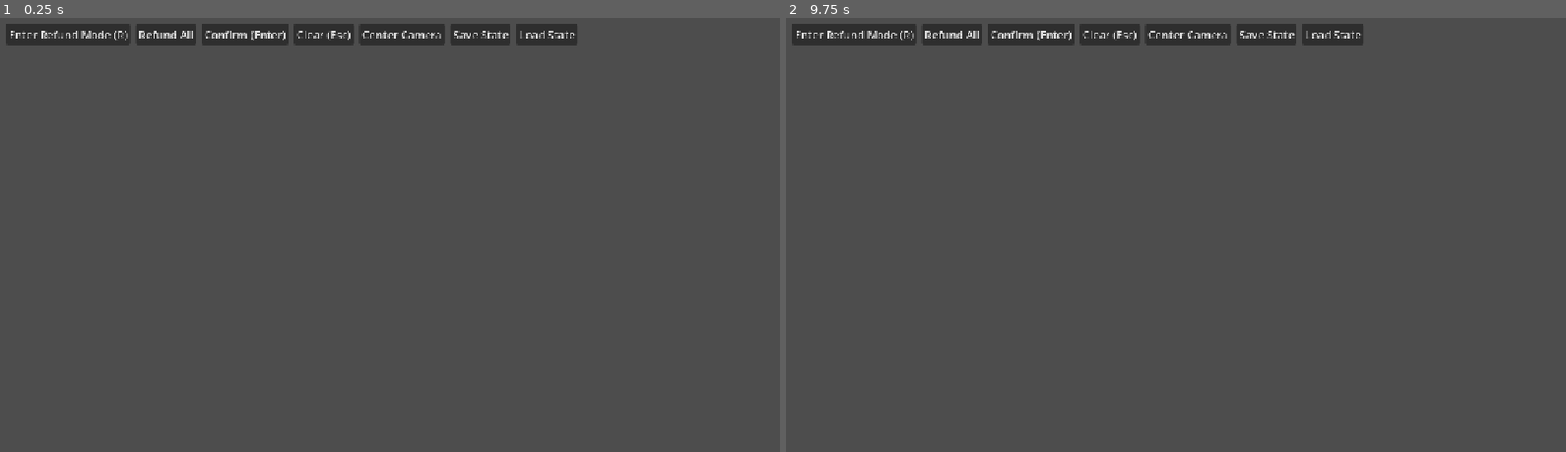
Above: before the commit, frames 1-2 (left to right).
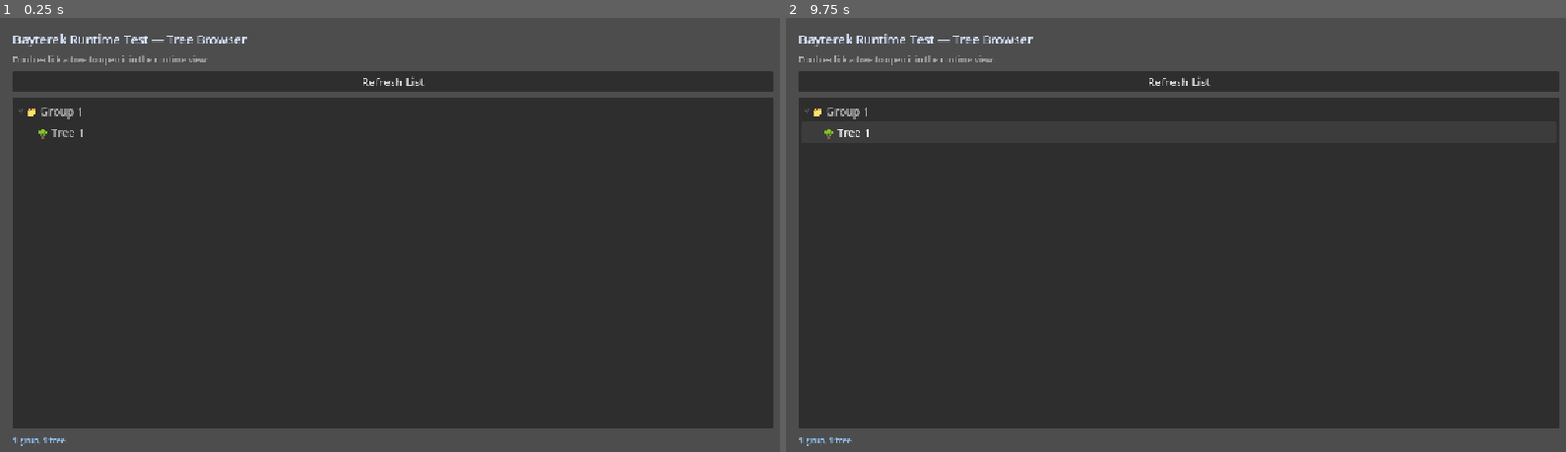
Above: after the commit, the same moments.

Repository: MuhammedTurkmen/Godot-Node-Tree-Editor
Game: Godot game, scene res://debug/scenes/test.tscn
Same seed, same stepped clock (60 frames per second), same inputs: the game is played once before the commit and once after it.
Inputs (mouse positions are in pixels of both pictures, inside the frame that each line leads up to):
- Up to frame 1 (0.25 s): no input
- Up to frame 2 (9.75 s): click (1176, 83) at 0.5 s, where only the run after the commit has a clickable "Refresh List"; click (1269, 35) at 1.25 s, where only the run before the commit has a clickable "Save State"; click (1332, 35) at 2 s, where only the run before the commit has a clickable "Load State"; click (856, 35) at 2.75 s, where only the run before the commit has a clickable "Enter Refund Mode (R)"; click (856, 35) at 3.5 s, where only the run before the commit has a clickable "Enter Refund Mode (R)"; click (1027, 35) at 4.25 s, where only the run before the commit has a clickable "Confirm (Enter)"; click (1027, 35) at 5 s, where only the run before the commit has a clickable "Confirm (Enter)"; click (949, 35) at 5.75 s, where only the run before the commit has a clickable "Refund All"; click (1113, 35) at 6.5 s, where only the run before the commit has a clickable "Clear (Esc)"; click (1191, 35) at 7.25 s, where only the run before the commit has a clickable "Center Camera"; tap A at 8, 8.75, 9.5 s; move the mouse to (1355, 217) at 8.02 s; hold D 8.03-8.75 s; tap Z at 8.1 s; click (1355, 217) at 8.17 s; drag from (1020, 261) to (1137, 326) at 8.77 s; move the mouse to (1254, 139) at 9.52 s; hold D from 9.53 s (still down); hold Ctrl from 9.53 s (still down)

The runs differ from the first frame. In frame 1, 82% of the frame differs, in the area x 0-100%, y 1-99%; in frame 2, 77%.

Commit message:
node tree editor: test code updated
- tree browser added
- tree view updated

Diff:
--- /dev/null
+++ b/bayterek_data/group_1/group_1.tres
@@ -0,0 +1,10 @@
+[gd_resource type="Resource" script_class="BayterekGroup" format=3 uid="uid://bssq10g32deoj"]
+
+[ext_resource type="Script" uid="uid://cv2pfk4jn6sim" path="res://addons/bayterek/scripts/resources/bayterek_group.gd" id="1_fhiwe"]
+[ext_resource type="Script" uid="uid://c7f580sw7db7" path="res://addons/bayterek/scripts/resources/bayterek_tree.gd" id="2_8p1sp"]
+[ext_resource type="Resource" uid="uid://b6yb5nyvedfkp" path="res://bayterek_data/group_1/tree_1.tres" id="3_8p1sp"]
+
+[resource]
+script = ExtResource("1_fhiwe")
+name = "Group 1"
+trees = Array[ExtResource("2_8p1sp")]([ExtResource("3_8p1sp")])
--- /dev/null
+++ b/bayterek_data/group_1/tree_1.tres
@@ -0,0 +1,208 @@
+[gd_resource type="Resource" script_class="BayterekTree" format=3 uid="uid://b6yb5nyvedfkp"]
+
+[ext_resource type="Script" uid="uid://coud0luk3tb2i" path="res://addons/bayterek/scripts/resources/bayterek_node.gd" id="1_d7nu5"]
+[ext_resource type="Script" uid="uid://d0deeukciqy7f" path="res://addons/bayterek/scripts/shared/bayterek_line_data.gd" id="2_p7r5a"]
+[ext_resource type="Script" uid="uid://c7f580sw7db7" path="res://addons/bayterek/scripts/resources/bayterek_tree.gd" id="2_y2ort"]
+[ext_resource type="Script" uid="uid://c0c2iqu2v4mjr" path="res://addons/bayterek/scripts/resources/bayterek_prefab.gd" id="3_tyv6k"]
+
+[sub_resource type="Resource" id="Resource_s5f85"]
+script = ExtResource("2_p7r5a")
+
+[sub_resource type="Resource" id="Resource_32bmc"]
+script = ExtResource("1_d7nu5")
+reference_id = "89e3b5d0-6558-45fc-8a8c-b5b18bbac765"
+id = 1
+name = "Small Node"
+position = Vector2(-399.2141, 1)
+line_data = {
+3: SubResource("Resource_s5f85")
+}
+out_nodes = Array[int]([3])
+
+[sub_resource type="Resource" id="Resource_gmi7d"]
+script = ExtResource("1_d7nu5")
+reference_id = "f230f67b-1a8d-4d66-b296-640bec12beba"
+id = 2
+name = "Medium Node"
+type = 1
+position = Vector2(-379.9287, -177.28564)
+in_nodes = Array[int]([3])
+
+[sub_resource type="Resource" id="Resource_4kaxi"]
+script = ExtResource("2_p7r5a")
+
+[sub_resource type="Resource" id="Resource_fi42j"]
+script = ExtResource("2_p7r5a")
+
+[sub_resource type="Resource" id="Resource_8xuuo"]
+script = ExtResource("1_d7nu5")
+reference_id = "a8a74605-37e6-4117-b673-74b1e1ae506f"
+id = 3
+name = "Large Node"
+type = 2
+position = Vector2(-225.8628, -26.89087)
+line_data = {
+2: SubResource("Resource_4kaxi"),
+4: SubResource("Resource_fi42j")
+}
+out_nodes = Array[int]([2, 4])
+in_nodes = Array[int]([1])
+
+[sub_resource type="Resource" id="Resource_l3jbr"]
+script = ExtResource("2_p7r5a")
+
+[sub_resource type="Resource" id="Resource_1jmks"]
+script = ExtResource("2_p7r5a")
+
+[sub_resource type="Resource" id="Resource_hm53d"]
+script = ExtResource("1_d7nu5")
+reference_id = "f230f67b-1a8d-4d66-b296-640bec12beba"
+id = 4
+name = "Medium Node"
+type = 1
+position = Vector2(-53.878662, -31.10962)
+line_data = {
+5: SubResource("Resource_l3jbr"),
+7: SubResource("Resource_1jmks")
+}
+out_nodes = Array[int]([5, 7])
+in_nodes = Array[int]([3])
+
+[sub_resource type="Resource" id="Resource_4qtot"]
+script = ExtResource("2_p7r5a")
+
+[sub_resource type="Resource" id="Resource_stsm4"]
+script = ExtResource("1_d7nu5")
+reference_id = "89e3b5d0-6558-45fc-8a8c-b5b18bbac765"
+id = 5
+name = "Small Node"
+position = Vector2(-73.109375, 100.42847)
+line_data = {
+6: SubResource("Resource_4qtot")
+}
+out_nodes = Array[int]([6])
+in_nodes = Array[int]([4])
+
+[sub_resource type="Resource" id="Resource_b6bgd"]
+script = ExtResource("1_d7nu5")
+reference_id = "89e3b5d0-6558-45fc-8a8c-b5b18bbac765"
+id = 6
+name = "Small Node"
+position = Vector2(111.50586, 85.81348)
+in_nodes = Array[int]([5])
+
+[sub_resource type="Resource" id="Resource_l30q8"]
+script = ExtResource("2_p7r5a")
+
+[sub_resource type="Resource" id="Resource_ev4tw"]
+script = ExtResource("1_d7nu5")
+reference_id = "89e3b5d0-6558-45fc-8a8c-b5b18bbac765"
+id = 7
+name = "Small Node"
+position = Vector2(-34.840332, -185.80225)
+line_data = {
+8: SubResource("Resource_l30q8")
+}
+out_nodes = Array[int]([8])
+in_nodes = Array[int]([4])
+
+[sub_resource type="Resource" id="Resource_govpd"]
+script = ExtResource("2_p7r5a")
+
+[sub_resource type="Resource" id="Resource_s6ywc"]
+script = ExtResource("1_d7nu5")
+reference_id = "a8a74605-37e6-4117-b673-74b1e1ae506f"
+id = 8
+name = "Large Node"
+type = 2
+position = Vector2(-74.84033, -377.80225)
+line_data = {
+9: SubResource("Resource_govpd")
+}
+out_nodes = Array[int]([9])
+in_nodes = Array[int]([7])
+
+[sub_resource type="Resource" id="Resource_gjclu"]
+script = ExtResource("2_p7r5a")
+
+[sub_resource type="Resource" id="Resource_ugvoh"]
+script = ExtResource("1_d7nu5")
+reference_id = "f230f67b-1a8d-4d66-b296-640bec12beba"
+id = 9
+name = "Medium Node"
+type = 1
+position = Vector2(-229.84033, -384.80225)
+line_data = {
+10: SubResource("Resource_gjclu")
+}
+out_nodes = Array[int]([10])
+in_nodes = Array[int]([8])
+
+[sub_resource type="Resource" id="Resource_m21nr"]
+script = ExtResource("2_p7r5a")
+
+[sub_resource type="Resource" id="Resource_x6k2a"]
+script = ExtResource("1_d7nu5")
+reference_id = "89e3b5d0-6558-45fc-8a8c-b5b18bbac765"
+id = 10
+name = "Small Node"
+position = Vector2(-364.84033, -398.80225)
+line_data = {
+11: SubResource("Resource_m21nr")
+}
+out_nodes = Array[int]([11])
+in_nodes = Array[int]([9])
+
+[sub_resource type="Resource" id="Resource_eyrcx"]
+script = ExtResource("1_d7nu5")
+reference_id = "89e3b5d0-6558-45fc-8a8c-b5b18bbac765"
+id = 11
+name = "Small Node"
+position = Vector2(-400, -544)
+in_nodes = Array[int]([10])
+
+[sub_resource type="Resource" id="Resource_3msqw"]
+script = ExtResource("3_tyv6k")
+reference_id = "89e3b5d0-6558-45fc-8a8c-b5b18bbac765"
+node_name = "Small Node"
+
+[sub_resource type="Resource" id="Resource_7nlyo"]
+script = ExtResource("3_tyv6k")
+reference_id = "a8a74605-37e6-4117-b673-74b1e1ae506f"
+node_name = "Large Node"
+type = 2
+
+[sub_resource type="Resource" id="Resource_2levn"]
+script = ExtResource("3_tyv6k")
+reference_id = "f230f67b-1a8d-4d66-b296-640bec12beba"
+node_name = "Medium Node"
+type = 1
+
+[resource]
+script = ExtResource("2_y2ort")
+id = "tree_1"
+name = "Tree 1"
+id_counter = 11
+icon_sizes = {
+0: Vector2(0, 0),
+1: Vector2(0, 0),
+2: Vector2(0, 0)
+}
+icons = {
+0: null,
+1: null,
+2: null
+}
+node_size = {
+0: Vector2(27, 27),
+1: Vector2(48, 48),
+2: Vector2(64, 64)
+}
+nodes = Array[ExtResource("1_d7nu5")]([SubResource("Resource_32bmc"), SubResource("Resource_gmi7d"), SubResource("Resource_8xuuo"), SubResource("Resource_hm53d"), SubResource("Resource_stsm4"), SubResource("Resource_b6bgd"), SubResource("Resource_ev4tw"), SubResource("Resource_s6ywc"), SubResource("Resource_ugvoh"), SubResource("Resource_x6k2a"), SubResource("Resource_eyrcx")])
+prefabs = {
+0: [SubResource("Resource_3msqw")],
+1: [SubResource("Resource_2levn")],
+2: [SubResource("Resource_7nlyo")]
+}
+hierarchy_split_offset = -448
+prefabs_split_offset = 259
--- a/bayterek_data/registry.tres
+++ b/bayterek_data/registry.tres
@@ -1,7 +1,7 @@
 [gd_resource type="Resource" script_class="BayterekRegistry" format=3 uid="uid://bgsdu40628s8t"]
 
 [ext_resource type="Script" uid="uid://cv2pfk4jn6sim" path="res://addons/bayterek/scripts/resources/bayterek_group.gd" id="1_xygjl"]
-[ext_resource type="Resource" uid="uid://bssq10g32deoj" path="res://bayterek_data/yeni/yeni.tres" id="2_bpaod"]
+[ext_resource type="Resource" uid="uid://bssq10g32deoj" path="res://bayterek_data/group_1/group_1.tres" id="2_bpaod"]
 [ext_resource type="Script" uid="uid://h4hgkvn6o0fm" path="res://addons/bayterek/scripts/resources/bayterek_registry.gd" id="2_prq1v"]
 
 [resource]
--- a/bayterek_data/test/test.tres
+++ /dev/null
@@ -1,10 +0,0 @@
-[gd_resource type="Resource" script_class="BayterekGroup" format=3 uid="uid://bssq10g32deoj"]
-
-[ext_resource type="Script" uid="uid://cv2pfk4jn6sim" path="res://addons/bayterek/scripts/resources/bayterek_group.gd" id="1_cqs83"]
-[ext_resource type="Script" uid="uid://c7f580sw7db7" path="res://addons/bayterek/scripts/resources/bayterek_tree.gd" id="2_2nflc"]
-[ext_resource type="Resource" uid="uid://b6yb5nyvedfkp" path="res://bayterek_data/test/tree_1.tres" id="3_0nnv4"]
-
-[resource]
-script = ExtResource("1_cqs83")
-name = "test"
-trees = Array[ExtResource("2_2nflc")]([ExtResource("3_0nnv4")])
--- a/bayterek_data/test/tree_1.tres
+++ /dev/null
@@ -1,24 +0,0 @@
-[gd_resource type="Resource" script_class="BayterekTree" format=3 uid="uid://b6yb5nyvedfkp"]
-
-[ext_resource type="Script" uid="uid://coud0luk3tb2i" path="res://addons/bayterek/scripts/resources/bayterek_node.gd" id="1_d7nu5"]
-[ext_resource type="Script" uid="uid://c7f580sw7db7" path="res://addons/bayterek/scripts/resources/bayterek_tree.gd" id="2_y2ort"]
-
-[resource]
-script = ExtResource("2_y2ort")
-id = "tree_1"
-name = "Tree 1"
-icon_sizes = {
-0: Vector2(0, 0),
-1: Vector2(0, 0),
-2: Vector2(0, 0)
-}
-icons = {
-0: null,
-1: null,
-2: null
-}
-node_size = {
-0: Vector2(27, 27),
-1: Vector2(48, 48),
-2: Vector2(64, 64)
-}
--- a/debug/scenes/test.gd
+++ b/debug/scenes/test.gd
@@ -1,119 +1,342 @@
 extends Control
-## Runtime allocation test scene.
-## Loads a tree from the registry and builds a runtime view.
-
-const TREE_PATH := "group 1/tree 1"
-
+## Bayterek Runtime Test — two-screen flow.
+##
+## Screen 1 (Browser):  lists all groups/trees from the registry.
+## Screen 2 (Tree View): renders the selected tree with runtime controls.
+##
+## The whole scene parses and runs safely even when the plugin is disabled;
+## autoloads are resolved at runtime.
+
+var _loader: Node = null
+var _serializer: Node = null
+
+## --- Screen containers ------------------------------------------
+var _browser_screen: Control
+var _tree_screen: Control
+
+## --- Browser UI -------------------------------------------------
+var _browser_tree: Tree
+var _browser_status: Label
+
+## --- Tree View UI ----------------------------------------------
+var _top_bar: HBoxContainer
+var _tree_container: Control
 var _tree_view: BayterekTreeView
+var _refund_btn: Button
+
+## --- State -----------------------------------------------------
+## Set when a tree is opened, cleared when returning to the browser.
+var _current_group_name: String = ""
+var _current_tree_name: String = ""
+
+# ============================================================
+# READY
+# ============================================================
 
 func _ready() -> void:
-	_build_ui()
-	_load_and_build_tree()
-
-func _build_ui() -> void:
 	set_anchors_and_offsets_preset(PRESET_FULL_RECT)
 
-	# --- Top bar ---
-	var top_bar := HBoxContainer.new()
-	top_bar.name = "TopBar"
-	top_bar.position = Vector2(10, 10)
-	top_bar.add_theme_constant_override("separation", 8)
-	add_child(top_bar)
-
-	# Refund mode toggle button
-	var refund_btn := Button.new()
-	refund_btn.name = "RefundButton"
-	refund_btn.text = "Enter Refund Mode (R)"
-	refund_btn.toggle_mode = true
-	refund_btn.pressed.connect(_on_refund_button_pressed)
-	top_bar.add_child(refund_btn)
-
-	# Refund All button
+	_loader = get_node_or_null("/root/BayterekLoader")
+	_serializer = get_node_or_null("/root/BayterekSerializer")
+
+	if not _loader:
+		push_warning("Bayterek runtime_test: 'BayterekLoader' autoload bulunamadı — plugin açık mı?")
+		_show_placeholder("Bayterek plugin is disabled.\nEnable it in Project Settings → Plugins.")
+		return
+
+	_build_screens()
+	_show_browser()
+
+# ============================================================
+# SCREEN SETUP
+# ============================================================
+
+func _show_placeholder(message: String) -> void:
+	var label := Label.new()
+	label.text = message
+	label.horizontal_alignment = HORIZONTAL_ALIGNMENT_CENTER
+	label.vertical_alignment = VERTICAL_ALIGNMENT_CENTER
+	label.add_theme_color_override("font_color", Color(0.8, 0.8, 0.8))
+	label.add_theme_font_size_override("font_size", 16)
+	add_child(label)
+	label.set_anchors_and_offsets_preset(PRESET_FULL_RECT)
+
+func _build_screens() -> void:
+	_build_browser_screen()
+	_build_tree_screen()
+
+	# Start with the browser visible
+	_browser_screen.visible = true
+	_tree_screen.visible = false
+
+# --- BROWSER SCREEN ---------------------------------------------
+
+func _build_browser_screen() -> void:
+	_browser_screen = Control.new()
+	_browser_screen.name = "BrowserScreen"
+	_browser_screen.set_anchors_and_offsets_preset(PRESET_FULL_RECT)
+	add_child(_browser_screen)
+
+	var vbox := VBoxContainer.new()
+	vbox.set_anchors_and_offsets_preset(PRESET_FULL_RECT)
+	vbox.add_theme_constant_override("separation", 8)
+	vbox.offset_left = 20
+	vbox.offset_top = 20
+	vbox.offset_right = -20
+	vbox.offset_bottom = -20
+	_browser_screen.add_child(vbox)
+
+	# Header
+	var header := Label.new()
+	header.text = "Bayterek Runtime Test — Tree Browser"
+	header.add_theme_font_size_override("font_size", 18)
+	header.add_theme_color_override("font_color", Color(0.85, 0.9, 1.0))
+	vbox.add_child(header)
+
+	# Hint
+	var hint := Label.new()
+	hint.text = "Double-click a tree to open it in the runtime view."
+	hint.add_theme_color_override("font_color", Color(0.7, 0.7, 0.7))
+	hint.add_theme_font_size_override("font_size", 12)
+	vbox.add_child(hint)
+
+	# Refresh button
+	var refresh_btn := Button.new()
+	refresh_btn.text = "Refresh List"
+	refresh_btn.pressed.connect(_populate_browser_tree)
+	vbox.add_child(refresh_btn)
+
+	# Tree list
+	_browser_tree = Tree.new()
+	_browser_tree.hide_root = true
+	_browser_tree.size_flags_vertical = SIZE_EXPAND_FILL
+	_browser_tree.size_flags_horizontal = SIZE_EXPAND_FILL
+	_browser_tree.select_mode = Tree.SELECT_ROW
+	_browser_tree.item_activated.connect(_on_browser_item_activated)
+	vbox.add_child(_browser_tree)
+
+	# Status label
+	_browser_status = Label.new()
+	_browser_status.text = ""
+	_browser_status.add_theme_color_override("font_color", Color(0.6, 0.8, 1.0))
+	_browser_status.add_theme_font_size_override("font_size", 12)
+	vbox.add_child(_browser_status)
+
+# --- TREE SCREEN ------------------------------------------------
+
+func _build_tree_screen() -> void:
+	_tree_screen = Control.new()
+	_tree_screen.name = "TreeScreen"
+	_tree_screen.set_anchors_and_offsets_preset(PRESET_FULL_RECT)
+	add_child(_tree_screen)
+
+	# Toolbar
+	_top_bar = HBoxContainer.new()
+	_top_bar.name = "TopBar"
+	_top_bar.position = Vector2(10, 10)
+	_top_bar.add_theme_constant_override("separation", 8)
+	_tree_screen.add_child(_top_bar)
+
+	var back_btn := Button.new()
+	back_btn.name = "BackButton"
+	back_btn.text = "← Back to Browser"
+	back_btn.pressed.connect(_show_browser)
+	_top_bar.add_child(back_btn)
+
+	var sep1 := VSeparator.new()
+	_top_bar.add_child(sep1)
+
+	_refund_btn = Button.new()
+	_refund_btn.name = "RefundButton"
+	_refund_btn.text = "Enter Refund Mode (R)"
+	_refund_btn.toggle_mode = true
+	_refund_btn.pressed.connect(_on_refund_button_pressed)
+	_top_bar.add_child(_refund_btn)
+
 	var refund_all_btn := Button.new()
 	refund_all_btn.name = "RefundAllButton"
 	refund_all_btn.text = "Refund All"
 	refund_all_btn.pressed.connect(_on_refund_all_pressed)
-	top_bar.add_child(refund_all_btn)
-
-	# Confirm button
+	_top_bar.add_child(refund_all_btn)
+
 	var confirm_btn := Button.new()
 	confirm_btn.name = "ConfirmButton"
 	confirm_btn.text = "Confirm (Enter)"
 	confirm_btn.pressed.connect(_on_confirm_pressed)
-	top_bar.add_child(confirm_btn)
-
-	# Clear button
+	_top_bar.add_child(confirm_btn)
+
 	var clear_btn := Button.new()
 	clear_btn.name = "ClearButton"
 	clear_btn.text = "Clear (Esc)"
 	clear_btn.pressed.connect(_on_clear_pressed)
-	top_bar.add_child(clear_btn)
-
-	# Center camera button
+	_top_bar.add_child(clear_btn)
+
+	var sep2 := VSeparator.new()
+	_top_bar.add_child(sep2)
+
 	var center_btn := Button.new()
 	center_btn.name = "CenterButton"
 	center_btn.text = "Center Camera"
 	center_btn.pressed.connect(_on_center_pressed)
-	top_bar.add_child(center_btn)
-
-	# Save button
+	_top_bar.add_child(center_btn)
+
 	var save_btn := Button.new()
 	save_btn.name = "SaveButton"
 	save_btn.text = "Save State"
 	save_btn.pressed.connect(_on_save_pressed)
-	top_bar.add_child(save_btn)
-
-	# Load button
+	_top_bar.add_child(save_btn)
+
 	var load_btn := Button.new()
 	load_btn.name = "LoadButton"
 	load_btn.text = "Load State"
 	load_btn.pressed.connect(_on_load_pressed)
-	top_bar.add_child(load_btn)
-
-	# --- Tree container ---
-	var tree_container := Control.new()
-	tree_container.name = "TreeContainer"
-	tree_container.set_anchors_and_offsets_preset(PRESET_FULL_RECT)
-	tree_container.offset_top = 50
-	add_child(tree_container)
-
-func _load_and_build_tree() -> void:
-	var tree_container: Control = get_node_or_null("TreeContainer")
-	if not tree_container:
-		push_error("Test: TreeContainer not found")
-		return
-
-	# Load tree from registry
-	var tree: BayterekTree = BayterekLoader.load_tree(TREE_PATH)
+	_top_bar.add_child(load_btn)
+
+	var sep3 := VSeparator.new()
+	_top_bar.add_child(sep3)
+
+	var reload_btn := Button.new()
+	reload_btn.name = "ReloadButton"
+	reload_btn.text = "Reload Tree"
+	reload_btn.pressed.connect(_on_reload_pressed)
+	_top_bar.add_child(reload_btn)
+
+	# Tree render container
+	_tree_container = Control.new()
+	_tree_container.name = "TreeContainer"
+	_tree_container.set_anchors_and_offsets_preset(PRESET_FULL_RECT)
+	_tree_container.offset_top = 50
+	_tree_screen.add_child(_tree_container)
+
+# ============================================================
+# BROWSER LOGIC
+# ============================================================
+
+func _show_browser() -> void:
+	# Cleanup current tree view
+	if _tree_view:
+		_tree_view.queue_free()
+		_tree_view = null
+	_current_group_name = ""
+	_current_tree_name = ""
+
+	# Clear render container children
+	if _tree_container:
+		for child in _tree_container.get_children():
+			child.queue_free()
+
+	# Update toolbar state
+	if _refund_btn:
+		_refund_btn.text = "Enter Refund Mode (R)"
+		_refund_btn.button_pressed = false
+
+	# Switch screens
+	_browser_screen.visible = true
+	_tree_screen.visible = false
+
+	_populate_browser_tree()
+
+func _populate_browser_tree() -> void:
+	if not _browser_tree:
+		return
+
+	_browser_tree.clear()
+	_browser_tree.create_item()
+
+	var registry: BayterekRegistry = _loader.call("get_registry") if _loader else null
+	if not registry:
+		_browser_status.text = "Registry yüklenemedi."
+		return
+
+	var root: TreeItem = _browser_tree.get_root()
+	var total_groups: int = 0
+	var total_trees: int = 0
+
+	for group: BayterekGroup in registry.groups:
+		total_groups += 1
+		var g_item := root.create_child()
+		g_item.set_text(0, "📁 %s" % group.name)
+		g_item.set_metadata(0, {"type": "group", "name": group.name})
+		g_item.set_collapsed(false)
+
+		for tree: BayterekTree in group.trees:
+			total_trees += 1
+			var t_item := g_item.create_child()
+			t_item.set_text(0, "🌳 %s" % tree.name)
+			t_item.set_metadata(0, {
+				"type": "tree",
+				"name": tree.name,
+				"group_name": group.name,
+				"path": "%s/%s" % [group.name, tree.name],
+			})
+
+	if total_groups == 0:
+		_browser_status.text = "Registry boş. Browser'dan grup/tree oluştur."
+	elif total_trees == 0:
+		_browser_status.text = "%d grup var ama hiç tree yok." % total_groups
+	else:
+		_browser_status.text = "%d grup, %d tree." % [total_groups, total_trees]
+
+func _on_browser_item_activated() -> void:
+	var item: TreeItem = _browser_tree.get_selected()
+	if not item:
+		return
+
+	var meta: Dictionary = item.get_metadata(0)
+	if meta.get("type", "") == "group":
+		item.collapsed = not item.collapsed
+		return
+
+	if meta.get("type", "") == "tree":
+		var group_name: String = meta.get("group_name", "")
+		var tree_name: String = meta.get("name", "")
+		_show_tree_view(group_name, tree_name)
+
+# ============================================================
+# TREE VIEW LOGIC
+# ============================================================
+
+func _show_tree_view(group_name: String, tree_name: String) -> void:
+	if not _loader:
+		return
+
+	var tree_path: String = "%s/%s" % [group_name, tree_name]
+	var tree = _loader.call("load_tree", tree_path)
 	if not tree:
-		push_error("Test: Could not load tree '%s'" % TREE_PATH)
-		return
-
-	print("Test: Loaded tree '%s' (%d nodes)" % [tree.name, tree.nodes.size()])
+		push_warning("Test: '%s' yüklenemedi." % tree_path)
+		_browser_status.text = "'%s' yüklenemedi." % tree_path
+		return
+
+	_current_group_name = group_name
+	_current_tree_name = tree_name
+
+	# Clear previous tree view
+	if _tree_view:
+		_tree_view.queue_free()
+		_tree_view = null
+
+	for child in _tree_container.get_children():
+		child.queue_free()
 
 	# Build runtime view
 	_tree_view = BayterekBuilder.new(tree) \
-		.set_parent(tree_container) \
+		.set_parent(_tree_container) \
 		.node_allocated_callback(_on_node_allocated) \
 		.node_deallocated_callback(_on_node_deallocated) \
 		.build()
 
 	if not _tree_view:
-		push_error("Test: Failed to build tree view")
-		return
-
-	print("Test: Tree view built successfully")
-
-	# === TOOLTIP POSITION (runtime) ===
-	# Change this line to set tooltip position at runtime:
-	_tree_view.set_tooltip_near_node_right()      # default
-	# _tree_view.set_tooltip_near_node_left()
-	# _tree_view.set_tooltip_near_node_top()
-	# _tree_view.set_tooltip_near_node_bottom()
-	# _tree_view.set_tooltip_corner_top_left()
-	# _tree_view.set_tooltip_corner_top_right()
-	# _tree_view.set_tooltip_corner_bottom_left()
-	# _tree_view.set_tooltip_corner_bottom_right()
+		push_error("Test: Failed to build tree view for '%s'" % tree_path)
+		return
+
+	_tree_view.set_tooltip_near_node_right()
+
+	print("Test: Opened tree '%s' (%d nodes)" % [tree_path, tree.nodes.size()])
+
+	# Switch screens
+	_browser_screen.visible = false
+	_tree_screen.visible = true
+	_update_refund_button_text()
 
 # ============================================================
 # CALLBACKS
@@ -169,50 +392,61 @@
 		_tree_view.center_camera_on_content()
 
 func _on_save_pressed() -> void:
+	if not _serializer:
+		push_warning("Test: BayterekSerializer yok — plugin açık mı?")
+		return
 	if not _tree_view or not _tree_view._tree_data:
 		return
 	var tree = _tree_view._tree_data
 	if not tree.tree_state:
 		tree.tree_state = BayterekTreeState.new()
-	BayterekSerializer.save_tree_state(tree)
+	_serializer.call("save_tree_state", tree)
 	print("Test: Tree state saved")
 
 func _on_load_pressed() -> void:
+	if not _serializer:
+		push_warning("Test: BayterekSerializer yok — plugin açık mı?")
+		return
 	if not _tree_view or not _tree_view._tree_data:
 		return
 	var tree = _tree_view._tree_data
-	BayterekSerializer.load_tree_state(tree)
+	_serializer.call("load_tree_state", tree)
 	if _tree_view.allocation_service:
 		_tree_view.allocation_service.reload_from_state()
 	print("Test: Tree state loaded")
 
+func _on_reload_pressed() -> void:
+	if _current_group_name.is_empty() or _current_tree_name.is_empty():
+		return
+	_show_tree_view(_current_group_name, _current_tree_name)
+
 func _update_refund_button_text() -> void:
-	var btn: Button = get_node_or_null("TopBar/RefundButton")
-	if not btn:
+	if not _refund_btn:
 		return
 
 	if _tree_view and _tree_view.allocation_service and _tree_view.allocation_service.is_refund_mode():
-		btn.text = "Exit Refund Mode (R)"
+		_refund_btn.text = "Exit Refund Mode (R)"
 	else:
-		btn.text = "Enter Refund Mode (R)"
+		_refund_btn.text = "Enter Refund Mode (R)"
 
 # ============================================================
 # INPUT
 # ============================================================
 
 func _input(event: InputEvent) -> void:
+	# Input only active on the tree screen
+	if not _tree_screen or not _tree_screen.visible:
+		return
+
 	if not (event is InputEventKey and event.pressed and not event.echo):
 		return
 
-	# R → toggle refund mode
 	if event.keycode == KEY_R:
 		_on_refund_button_pressed()
 		get_viewport().set_input_as_handled()
-	# Enter → confirm (refund or preallocation)
 	elif event.keycode == KEY_ENTER or event.keycode == KEY_KP_ENTER:
 		_on_confirm_pressed()
 		get_viewport().set_input_as_handled()
-	# Escape → clear / exit refund
 	elif event.keycode == KEY_ESCAPE:
 		_on_clear_pressed()
 		get_viewport().set_input_as_handled()
